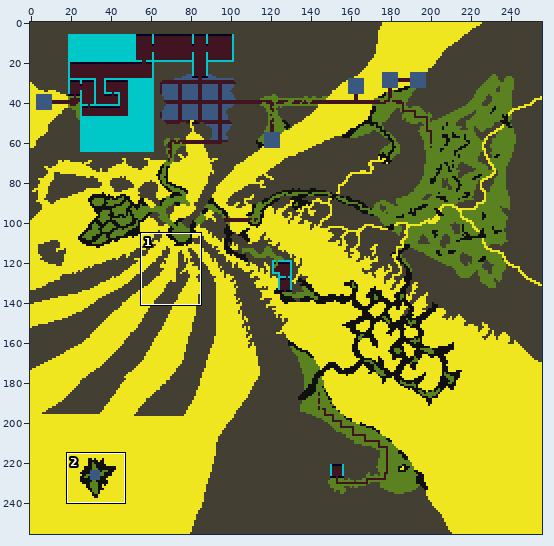
Sprite sheet, stored at data/maps/realm-of-fire/realm-of-fire-tiles.png. The picture above shows the old version from afar; the outline marks the close-up.
Close-up. Before the commit:
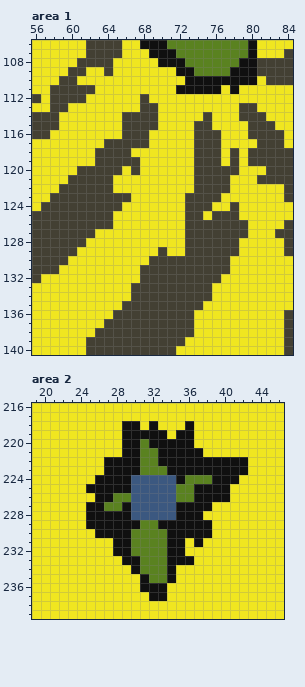
The file is 256x256 pixels. Shown: area 1: x 56..84, y 106..140; area 2: x 19..46, y 216..239.
The result:
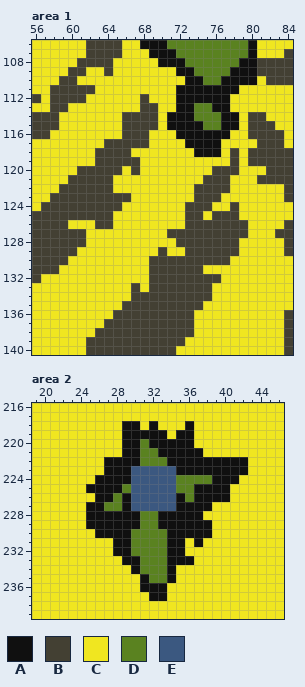
Palette (. is transparent): A #101010  B #434033  C #f0e620  D #5a8220  E #3b5880
What changed:
Area 1:
y 110: x 75..76 AA -> DD
y 111: x 77 C -> A
y 112: x 72..77 CCCCCC -> AAAAAA
y 113: x 72..77 CCCCCC -> AADDAA; x 79..80 BB -> CC
y 114: x 71..79 CCCCBCCCB -> AAADDDAAC
y 115: x 71..78 CCCBBCCC -> AAAADDAA
y 116: x 72..77 CCBBBC -> AAAAAA
y 117: x 73..76 CBBB -> AAAA
y 118: x 74..76 BBB -> AAA
y 119: x 74..76 BBB -> CCC
y 120: x 74..75 BB -> CC
y 121: x 74 B -> C
y 123: x 73 B -> C
y 126: x 60..62 BBB -> CCC
y 127: x 62 B -> C; x 71..72 CC -> BB
y 128: x 72 C -> B
y 131: x 68 B -> C; x 75..77 BBB -> CCC
y 132..133: x 68 B -> C
Area 2:
y 222: x 33 A -> D
y 223: x 30..34 ADDDA -> EEEEE
y 224: x 35 A -> D
y 225: x 29 A -> D
y 226: x 29 D -> A; x 35 D -> A
y 228: x 30..34 EEEEE -> ADDAA
Pixel boxes of the changes (left, top, right, bottom) in both close-ups:
changed: (167, 76, 257, 202)
changed: (68, 220, 95, 238)
changed: (140, 229, 230, 292)
changed: (122, 457, 185, 520)
